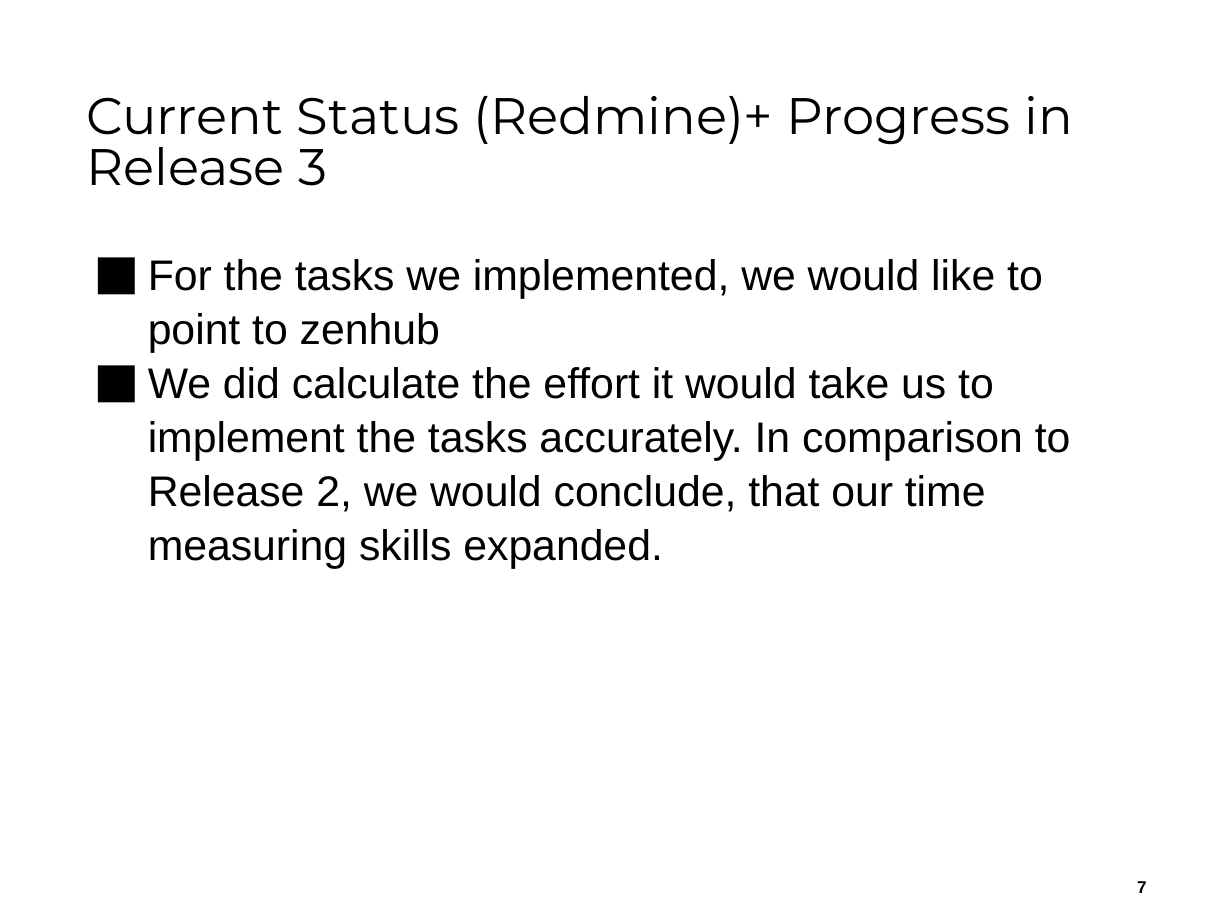
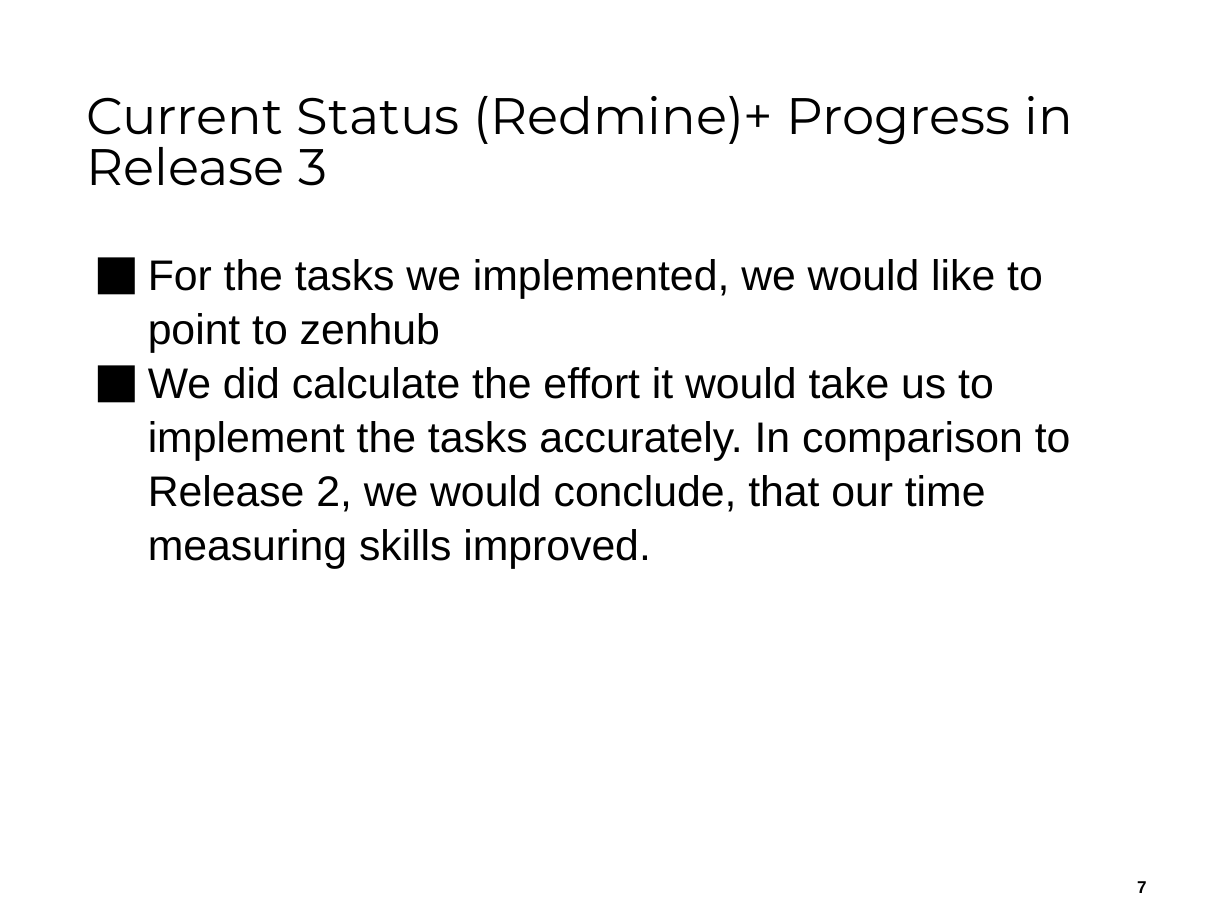
Before and after one commit to kevschuetz/exemplar-mgmt-system-swing, a slide deck: slide 7 of Documents/Release 3/ReleasePräsentation3__Team04.pptx. Drawn at 1232x924 pixels with LibreOffice and Linux fonts; fonts in the diff are those of the drawing; background and template pictures are left out. Boxes give left, top, right and bottom in pixels: in the first picture for what was removed or moved away, otherwise in the second. Text is boxed around its words. In the diff, an @@ line names an element or a change of style, - is before the commit and + after.

Commit message:
project docu

```diff
--- a/Documents/Release 3/ReleasePräsentation3__Team04.pptx
+++ b/Documents/Release 3/ReleasePräsentation3__Team04.pptx
@@ text at (148, 367, 1071, 568): text changed @@
-⬛ We did calculate the effort it would take us to implement the tasks accurately. In comparison to Release 2, we would conclude, that our time measuring skills expanded.
+⬛ We did calculate the effort it would take us to implement the tasks accurately. In comparison to Release 2, we would conclude, that our time measuring skills improved.
```
